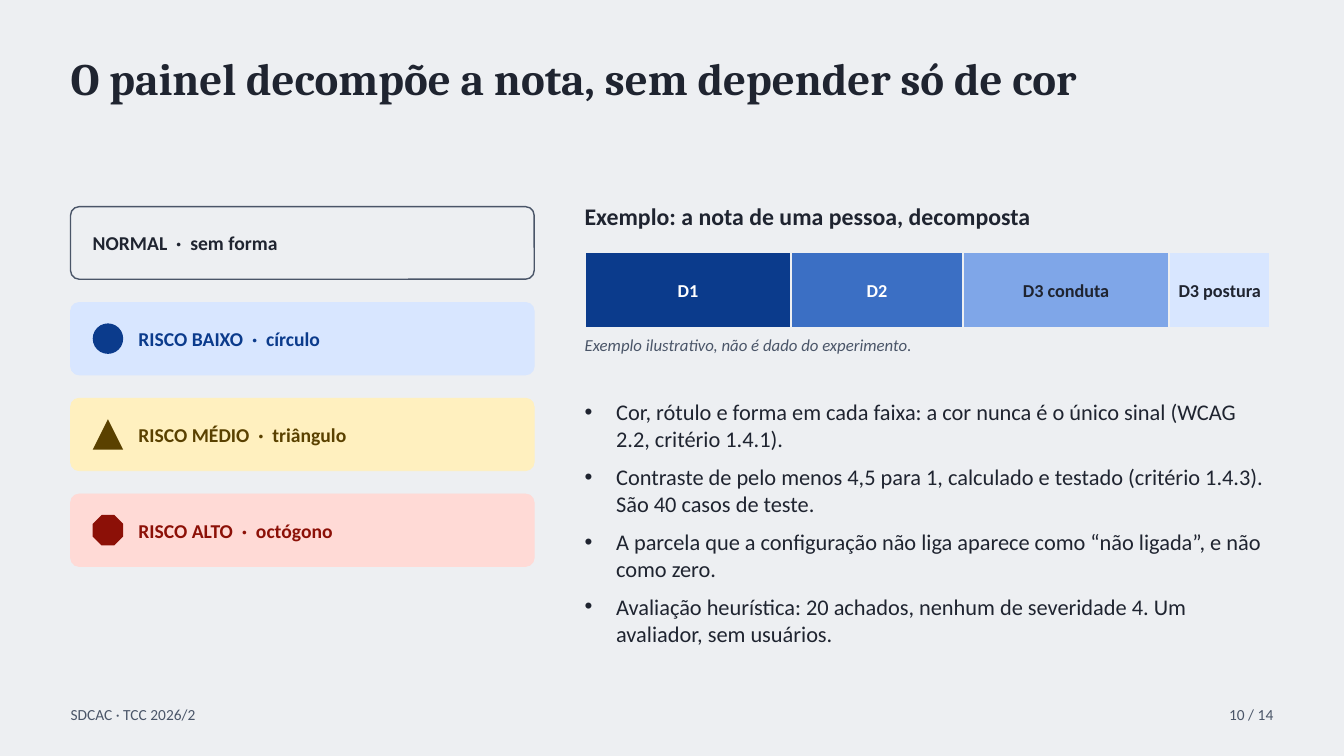
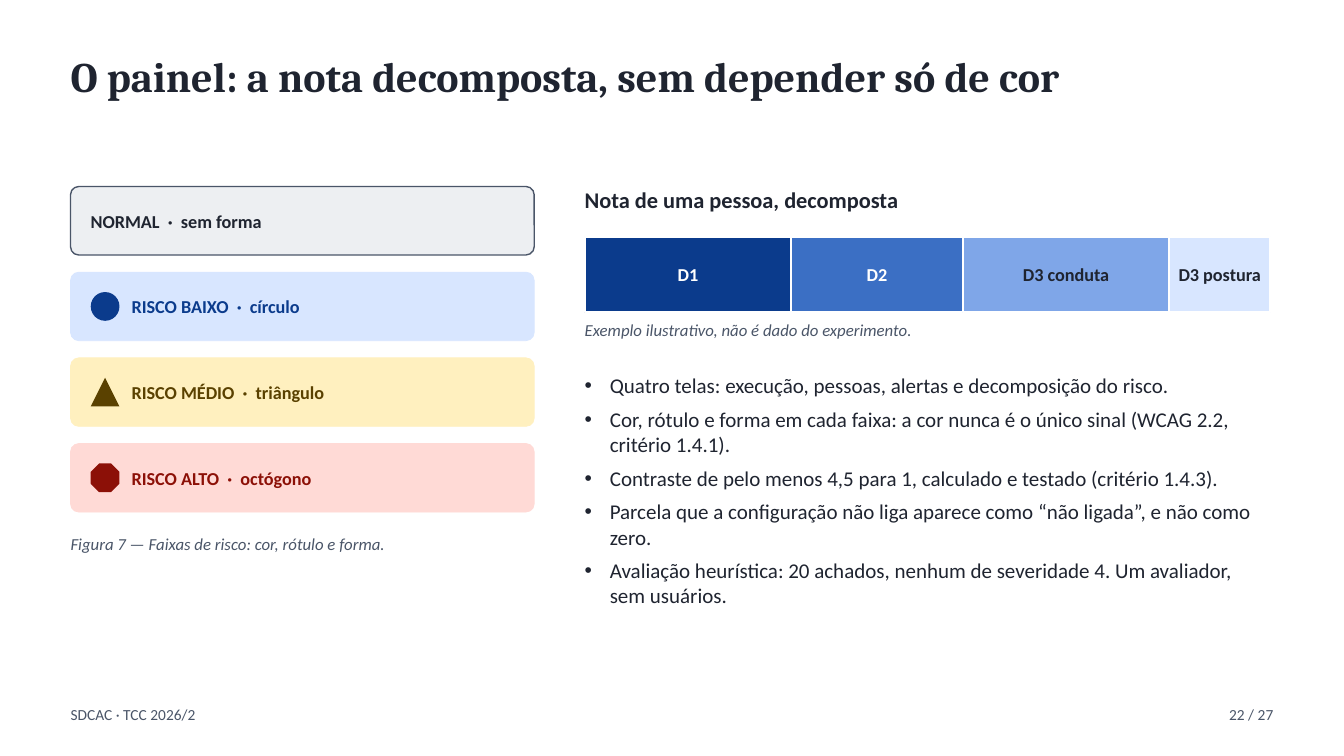
Before and after one commit to Codexrocks/TCC_SDCAC, a slide deck: slide 22 of apresentacao/apresentacao-sdcac.pptx (slide 10 before the commit). Drawn at 1344x756 pixels with LibreOffice and Linux fonts; fonts in the diff are those of the drawing. Boxes give left, top, right and bottom in pixels: in the first picture for what was removed or moved away, otherwise in the second. Text is boxed around its words. In the diff, an @@ line names an element or a change of style, - is before the commit and + after.

```diff
--- a/apresentacao/apresentacao-sdcac.pptx
+++ b/apresentacao/apresentacao-sdcac.pptx
@@ background #EDEFF2 to #FFFFFF @@
@@ text at (71, 62, 1059, 101): text changed; size 32 to 30 pt @@
-O painel decompõe a nota, sem depender só de cor
+O painel: a nota decomposta, sem depender só de cor
@@ rounded rectangle: place and size @@
-rounded rectangle at (71, 207, 534, 279)
+rounded rectangle at (71, 187, 534, 255)
@@ text "NORMAL · sem forma": place and size @@
-text "NORMAL · sem forma" at (93, 236, 277, 250)
+text "NORMAL · sem forma" at (91, 215, 261, 228)
@@ text at (585, 192, 898, 212): text changed; size 17 to 16 pt @@
-Exemplo: a nota de uma pessoa, decomposta
+Nota de uma pessoa, decomposta
@@ 5 texts, 4 rectangles: place and size @@
-5 texts, 4 rectangles at (585, 252, 1270, 354)
+5 texts, 4 rectangles at (585, 237, 1270, 339)
@@ outline #EDEFF2 1.5 pt to #FFFFFF 1.5 pt in 4 elements at (585, 237, 791, 313), (791, 237, 963, 313), (963, 237, 1170, 313), (1170, 237, 1270, 313) @@
@@ rounded rectangle: place and size @@
-rounded rectangle at (71, 302, 534, 375)
+rounded rectangle at (71, 272, 534, 341)
@@ ellipse: place and size @@
-ellipse at (93, 324, 123, 354)
+ellipse at (91, 292, 120, 322)
@@ text "RISCO BAIXO · círculo": place and size @@
-text "RISCO BAIXO · círculo" at (138, 332, 320, 346)
+text "RISCO BAIXO · círculo" at (132, 300, 300, 313)
@@ rounded rectangle: place and size @@
-rounded rectangle at (71, 398, 534, 471)
+rounded rectangle at (71, 358, 534, 426)
@@ text "RISCO MÉDIO · triângulo": place and size @@
-text "RISCO MÉDIO · triângulo" at (138, 426, 346, 446)
+text "RISCO MÉDIO · triângulo" at (132, 384, 324, 402)
@@ triangle: place and size @@
-triangle at (93, 419, 123, 450)
+triangle at (91, 378, 120, 407)
@@ text "Quatro telas: execução, pessoas, alertas ...": place and size @@
-text "Quatro telas: execução, pessoas, alertas ..." at (616, 404, 1263, 645)
+text "Quatro telas: execução, pessoas, alertas ..." at (610, 378, 1251, 603)
@@ text at (610, 378, 1168, 397): paragraph added @@
+• Quatro telas: execução, pessoas, alertas e decomposição do risco.
@@ text at (610, 412, 1231, 603): size 16 to 15 pt in "Cor, rótulo e forma em cada faixa: ...", "Avaliação heurística: 20 achados, nenhum de severidade ..."; indent changed; less space between paragraphs @@
@@ rounded rectangle: place and size @@
-rounded rectangle at (71, 494, 534, 567)
+rounded rectangle at (71, 444, 534, 512)
@@ size 14 to 13 pt in 4 elements at (91, 215, 261, 228), (132, 300, 300, 313), (132, 384, 324, 402), (132, 472, 311, 488) @@
@@ text "RISCO ALTO · octógono": place and size @@
-text "RISCO ALTO · octógono" at (138, 524, 333, 542)
+text "RISCO ALTO · octógono" at (132, 472, 311, 488)
@@ octagon: place and size @@
-octagon at (93, 515, 123, 545)
+octagon at (91, 464, 120, 493)
@@ text at (610, 471, 1251, 545): text changed; size 16 to 15 pt @@
-• Contraste de pelo menos 4,5 para 1, calculado e testado (critério 1.4.3). São 40 casos de teste.
-• A parcela que a configuração não liga aparece como “não ligada”, e não como zero.
+• Contraste de pelo menos 4,5 para 1, calculado e testado (critério 1.4.3).
+• Parcela que a configuração não liga aparece como “não ligada”, e não como zero.
@@ text added at (71, 538, 384, 553), 12 pt, text #4A5568, italic @@
+Figura 7 — Faixas de risco: cor, rótulo e forma.
@@ text at (1229, 710, 1274, 720): text changed @@
-10 / 14
+22 / 27
```
Also in this commit, not shown: 5 other slides changed, 21 slides added, 8 slides removed, 10 other files.
